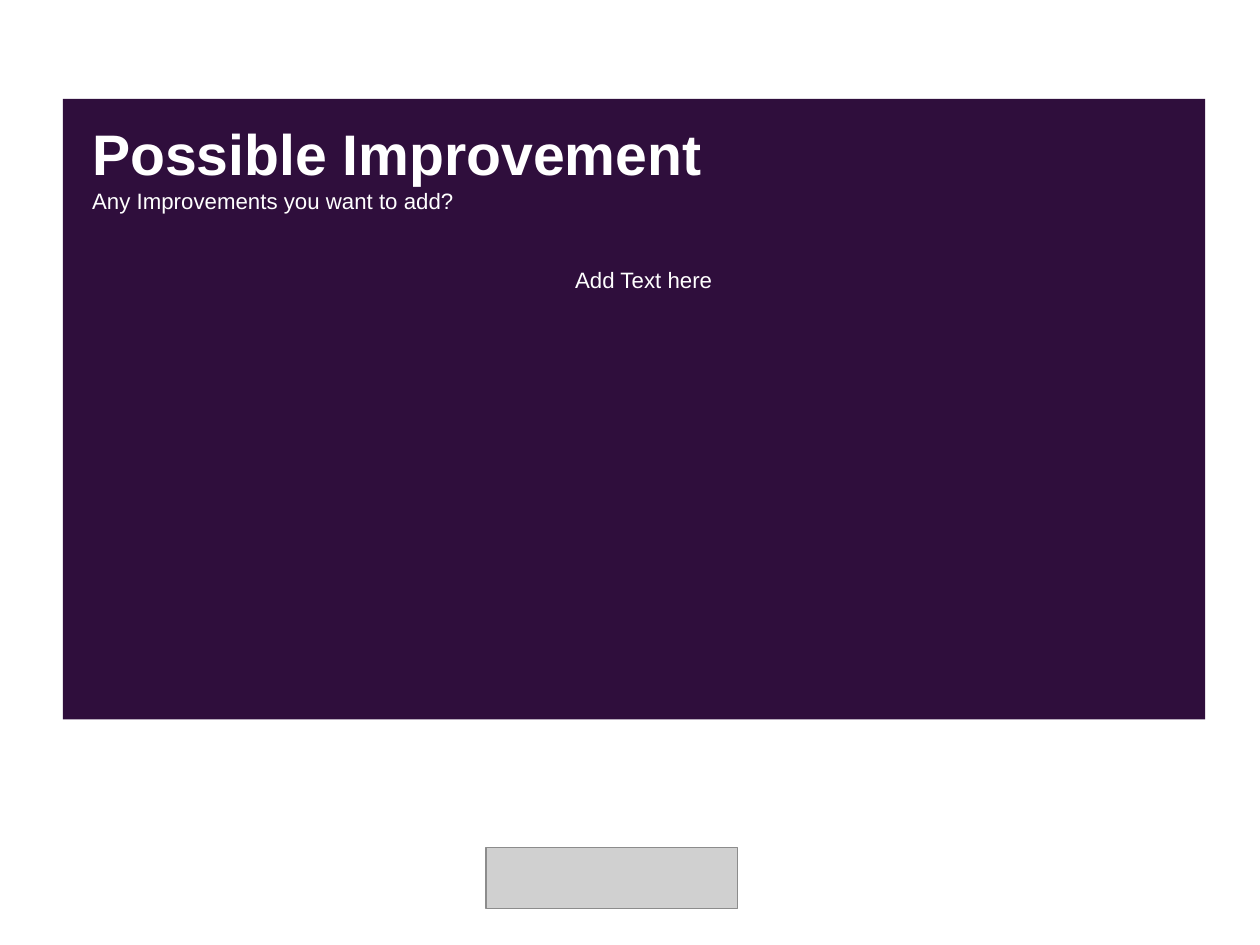
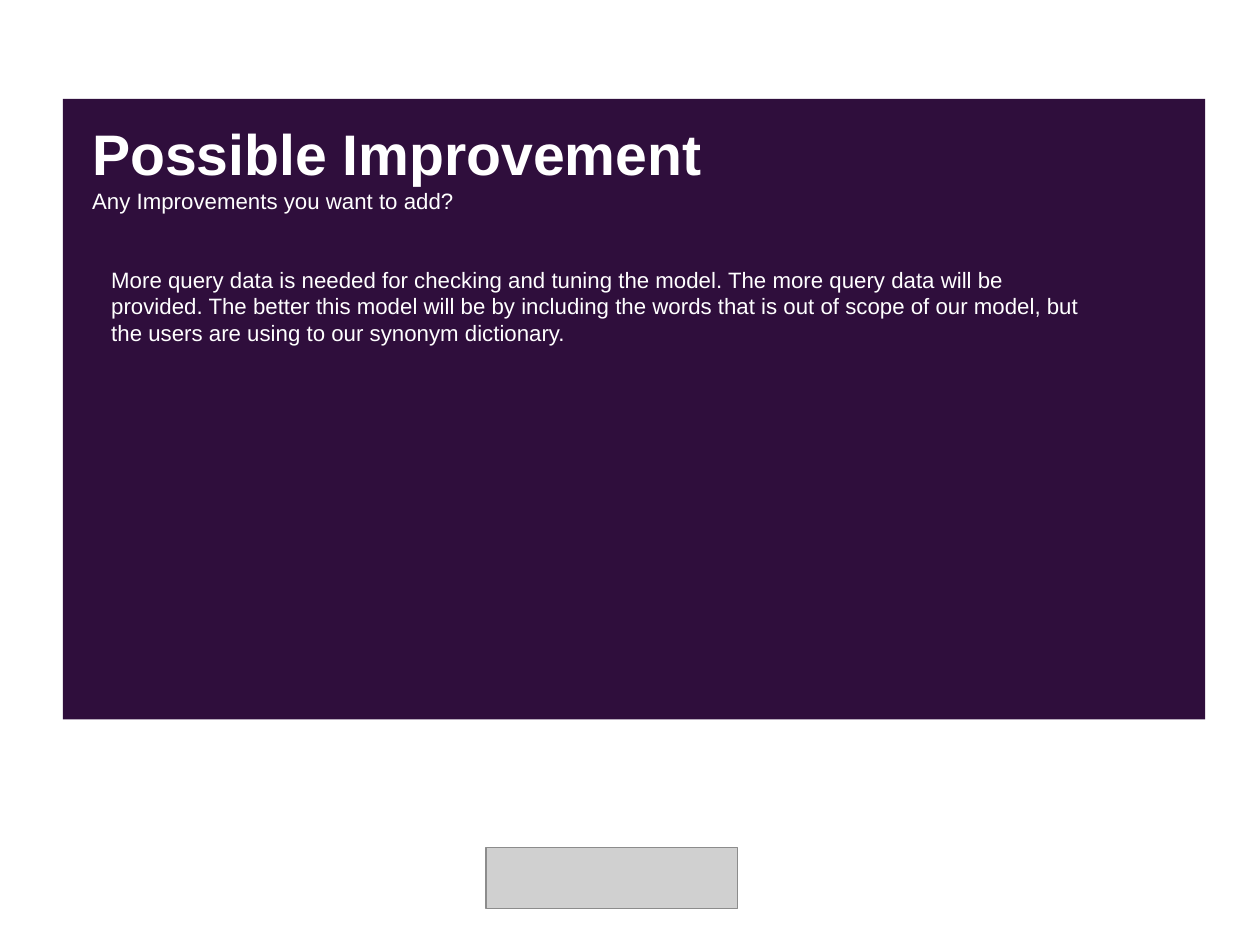
Before and after one commit to arkahome/im-ml, a slide deck: slide 13 of SolutionPresentation.pptx. Drawn at 1260x945 pixels with LibreOffice and Linux fonts; fonts in the diff are those of the drawing; grey boxes stand for pictures. Boxes give left, top, right and bottom in pixels: in the first picture for what was removed or moved away, otherwise in the second. Text is boxed around its words. In the diff, an @@ line names an element or a change of style, - is before the commit and + after.

```diff
--- a/SolutionPresentation.pptx
+++ b/SolutionPresentation.pptx
@@ text at (x1=111, y1=272, x2=1078, y2=346): text changed @@
-Add Text here
+More query data is needed for checking and tuning the model. The more query data will be provided. The better this model will be by including the words that is out of scope of our model, but the users are using to our synonym dictionary.
```
Also in this commit, not shown: 11 other slides changed, 1 slide added, 1 slide removed.
